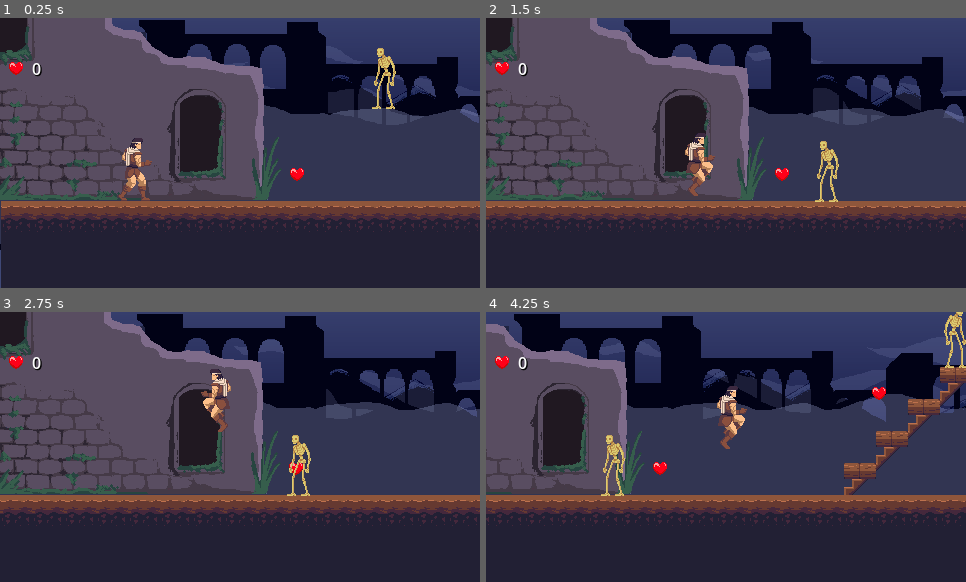
Above: before the commit, frames 1-4 (two rows, left to right).
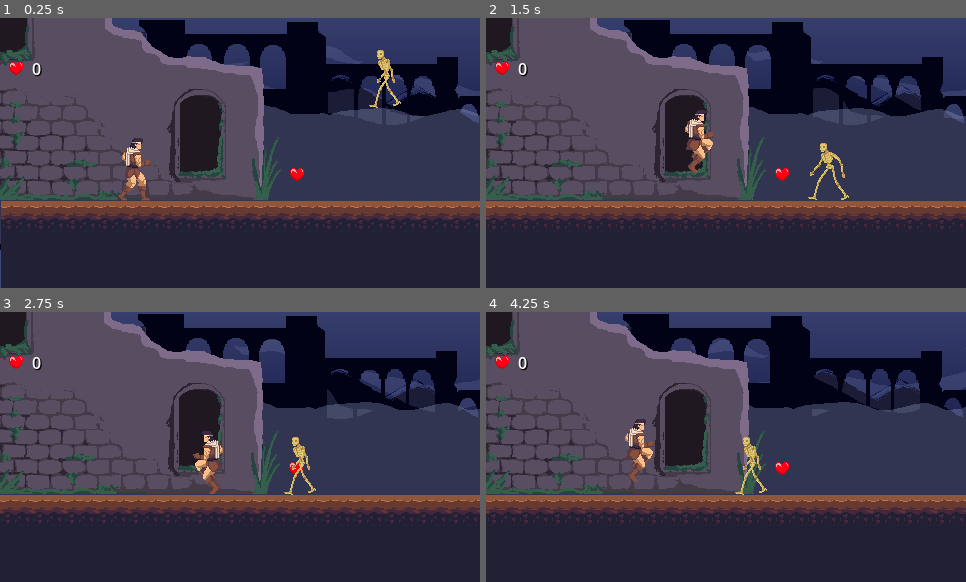
Above: after the commit, the same moments.

Repository: Brnn0/Plataforma-2D-em-Godot
Game: Godot game, scene res://scenes/fase.tscn
Same seed, same stepped clock (60 frames per second), same inputs: the game is played once before the commit and once after it.
Inputs:
- Up to frame 1 (0.25 s): no input
- Up to frame 2 (1.5 s): hold D (move_right) from 0.53 s (still down); tap O (attack) at 0.6 s; tap P (jump) at 0.77, 0.8, 1.07, 1.35 s
- Up to frame 3 (2.75 s): tap P (jump) at 1.52, 1.82, 2.3 s; tap O (attack) at 1.55, 2.1 s; release D (move_right) at 2.03 s; hold A (move_left) from 2.03 s (still down)
- Up to frame 4 (4.25 s): release A (move_left) at 2.78 s; hold D (move_right) from 2.78 s (still down); tap O (attack) at 2.85 s; tap P (jump) at 3.02, 3.32, 3.6, 3.77, 4.07 s

The runs differ from the first frame. In frame 1, 0.5% of the frame differs, in the area x 76-84%, y 11-34%; in frame 2, 1.5%; in frame 3, 2.3%; in frame 4, 37%, in the area x 0-100%, y 0-80%.

Commit message:
ataque implementado

Diff:
--- a/project.godot
+++ b/project.godot
@@ -33,7 +33,7 @@
 
 [global_group]
 
-enemies=""
+Player=""
 
 [input]
 
--- a/scenes/esqueleto.tscn
+++ b/scenes/esqueleto.tscn
@@ -95,16 +95,16 @@
 radius = 12.0
 height = 58.0
 
-[node name="esqueleto" type="CharacterBody2D" groups=["enemies"]]
+[node name="esqueleto" type="CharacterBody2D" groups=["Enemies"]]
 collision_layer = 8
-collision_mask = 6
+collision_mask = 7
 script = ExtResource("1_h5xn1")
 
 [node name="Sprite2D" type="Sprite2D" parent="."]
 texture = ExtResource("7_8s5kx")
 flip_h = true
 
-[node name="AnimationPlayer" type="AnimationPlayer" parent="." groups=["enemies"]]
+[node name="AnimationPlayer" type="AnimationPlayer" parent="."]
 libraries = {
 "": SubResource("AnimationLibrary_y7d3o")
 }
@@ -115,18 +115,19 @@
 
 [node name="floor_detec" type="RayCast2D" parent="."]
 position = Vector2(-12, 0)
-target_position = Vector2(0, 32)
+target_position = Vector2(0, 31)
 collision_mask = 6
 
 [node name="wall_detec" type="RayCast2D" parent="."]
 target_position = Vector2(-12, 0)
 collision_mask = 12
 
-[node name="hitbox" type="Area2D" parent="."]
+[node name="hitbox" type="Area2D" parent="." groups=["Enemies"]]
 z_index = 5
 position = Vector2(-30, 4)
 collision_layer = 8
 collision_mask = 9
+collision_priority = 5.0
 
 [node name="CollisionShape2D" type="CollisionShape2D" parent="hitbox"]
 position = Vector2(31, -2)
--- a/scenes/fase.tscn
+++ b/scenes/fase.tscn
@@ -734,6 +734,12 @@
 [node name="heart2" parent="items" instance=ExtResource("14_38tbr")]
 position = Vector2(611, 410)
 
-[node name="Checkpoint" parent="." instance=ExtResource("14_5uwob")]
+[node name="checkpoints" type="Node2D" parent="."]
 z_index = 5
 position = Vector2(1528, 413)
+
+[node name="Checkpoint2" parent="checkpoints" instance=ExtResource("14_5uwob")]
+position = Vector2(-1302, 42)
+
+[node name="Checkpoint" parent="checkpoints" instance=ExtResource("14_5uwob")]
+z_index = 5
--- a/scenes/player.tscn
+++ b/scenes/player.tscn
@@ -51,6 +51,18 @@
 "update": 0,
 "values": [ExtResource("2_tqcgh")]
 }
+tracks/1/type = "value"
+tracks/1/imported = false
+tracks/1/enabled = true
+tracks/1/path = NodePath("Trevor:position")
+tracks/1/interp = 1
+tracks/1/loop_wrap = true
+tracks/1/keys = {
+"times": PackedFloat32Array(0),
+"transitions": PackedFloat32Array(1),
+"update": 0,
+"values": [Vector2(0, 0)]
+}
 
 [sub_resource type="Animation" id="Animation_hhwaq"]
 resource_name = "attack"
@@ -222,6 +234,18 @@
 "transitions": PackedFloat32Array(1),
 "update": 1,
 "values": [ExtResource("27_y0bpq")]
+}
+tracks/1/type = "value"
+tracks/1/imported = false
+tracks/1/enabled = true
+tracks/1/path = NodePath("Trevor:position")
+tracks/1/interp = 1
+tracks/1/loop_wrap = true
+tracks/1/keys = {
+"times": PackedFloat32Array(0, 0.5),
+"transitions": PackedFloat32Array(1, 1),
+"update": 1,
+"values": [Vector2(0, 18), Vector2(0, 0)]
 }
 
 [sub_resource type="Animation" id="Animation_vwfxp"]
@@ -426,7 +450,7 @@
 radius = 11.0
 height = 50.0
 
-[node name="Player" type="CharacterBody2D"]
+[node name="Player" type="CharacterBody2D" groups=["Player"]]
 z_index = 5
 collision_mask = 110
 floor_constant_speed = true
@@ -450,7 +474,7 @@
 "anim": SubResource("AnimationLibrary_rwpyv")
 }
 
-[node name="whip" type="Area2D" parent="."]
+[node name="whip" type="Area2D" parent="." groups=["Whip"]]
 collision_mask = 104
 monitorable = false
 priority = 5
@@ -462,17 +486,16 @@
 [node name="CollisionShape2D" type="CollisionShape2D" parent="whip"]
 position = Vector2(58, -10)
 shape = SubResource("RectangleShape2D_kx2mi")
-disabled = true
-
-[node name="Area2D" type="Area2D" parent="."]
+
+[node name="hurtbox" type="Area2D" parent="."]
 collision_mask = 9
 
-[node name="AreaCollisionStand" type="CollisionShape2D" parent="Area2D"]
+[node name="AreaCollisionStand" type="CollisionShape2D" parent="hurtbox"]
 position = Vector2(-1, 1)
 shape = SubResource("CapsuleShape2D_5qc00")
 debug_color = Color(0.772613, 0.411447, 0.445618, 0.42)
 
-[node name="AreaCollisionCrouch" type="CollisionShape2D" parent="Area2D"]
+[node name="AreaCollisionCrouch" type="CollisionShape2D" parent="hurtbox"]
 position = Vector2(-1, 9)
 shape = SubResource("CapsuleShape2D_lbosk")
 debug_color = Color(0.923643, 0.253234, 0.286375, 0.42)
--- a/script/checkpoint.gd
+++ b/script/checkpoint.gd
@@ -1,13 +1,9 @@
 extends Node2D
 class_name Checkpoint
 
-@export var spawnpont = false
+@export var spawnpoint = false
 
 var activated = false
-
-func _ready() -> void:
-	if spawnpont:
-		activate()
 
 func activate():
 	GameManager.current_checkpoint = self
--- a/script/core/GameManager.gd
+++ b/script/core/GameManager.gd
@@ -9,6 +9,7 @@
 func respawn_player():
 	if current_checkpoint != null:
 		player.position = current_checkpoint.global_position
+		player.is_alive = true
 
 func gain_hearts(hearts_gained):
 	hearts += hearts_gained
--- a/script/esqueleto.gd
+++ b/script/esqueleto.gd
@@ -1,5 +1,4 @@
 extends CharacterBody2D
-
 
 const SPEED = 2000.0
 const JUMP_VELOCITY = -400.0
@@ -10,6 +9,8 @@
 @onready var floor_detec: RayCast2D = $floor_detec
 @onready var collision_2: CollisionShape2D = $hitbox/collision2
 
+func _ready() -> void:
+	animation.play("walk")
 
 func _physics_process(delta: float) -> void:
 
@@ -32,5 +33,8 @@
 
 
 func _on_hitbox_area_entered(area: Area2D) -> void:
-	if area.get_parent() is Player:
+	if area.get_parent() is Player and not is_in_group("Whip"):
 		area.get_parent().die()
+
+func die():
+	queue_free()
--- a/script/heart.gd
+++ b/script/heart.gd
@@ -1,4 +1,6 @@
 extends Node2D
+
+var gravity = ProjectSettings.get_setting("physics/2d/default_gravity")
 
 func _on_area_2d_area_entered(area: Area2D) -> void:
 	if area.get_parent() is Player:
--- a/script/player.gd
+++ b/script/player.gd
@@ -5,8 +5,8 @@
 @onready var sprite = $Trevor
 @onready var collisionStand: CollisionShape2D = $collisionStand
 @onready var collisionCrouch: CollisionShape2D = $collisionCrouch
-@onready var area_collisionStand: CollisionShape2D = $Area2D/AreaCollisionStand
-@onready var area_collisionCrouch: CollisionShape2D = $Area2D/AreaCollisionCrouch
+@onready var area_collisionStand: CollisionShape2D = $hurtbox/AreaCollisionStand
+@onready var area_collisionCrouch: CollisionShape2D = $hurtbox/AreaCollisionCrouch
 @onready var remote_transform: RemoteTransform2D = $remote
 @onready var whip = $whip
 
@@ -15,6 +15,7 @@
 
 var attacking = false
 var crouching = false
+var is_alive = true
 
 var gravity = ProjectSettings.get_setting("physics/2d/default_gravity")
 
@@ -22,45 +23,51 @@
 	GameManager.player = self
 
 func _process(delta):
-	if Input.is_action_just_pressed("attack"):
-		attack()
 
-	if Input.is_action_pressed("move_down"):
-		crouching = true
-		crouch()
+	if is_alive == true:
+		if Input.is_action_just_pressed("attack"):
+			attack()
+
+		if Input.is_action_pressed("move_down"):
+			crouching = true
+			crouch()
 
 func _physics_process(delta: float) -> void:
+
 	collisionStand.disabled = false
 	collisionCrouch.disabled = true
 	area_collisionStand.disabled = false
 	area_collisionCrouch.disabled = true
 
-	if  Input.is_action_just_pressed("move_left"):
-		sprite.scale.x = abs(sprite.scale.x) * -1
-		whip.scale.x = abs(sprite.scale.x) * -1
-	if  Input.is_action_just_pressed("move_right"):
-		sprite.scale.x = abs(sprite.scale.x) * 1
-		whip.scale.x = abs(sprite.scale.x) * 1
-	if not is_on_floor():
-		velocity += get_gravity() * delta
+	if is_alive == true:
+		if  Input.is_action_just_pressed("move_left"):
+			sprite.scale.x = abs(sprite.scale.x) * -1
+			whip.scale.x = abs(sprite.scale.x) * -1
+		if  Input.is_action_just_pressed("move_right"):
+			sprite.scale.x = abs(sprite.scale.x) * 1
+			whip.scale.x = abs(sprite.scale.x) * 1
+		if not is_on_floor():
+			velocity += get_gravity() * delta
 
-	if Input.is_action_just_pressed("jump") and is_on_floor():
-		if Input.is_action_pressed("move_down"):
-			position.y += 2
+		if Input.is_action_just_pressed("jump") and is_on_floor():
+			if Input.is_action_pressed("move_down"):
+				position.y += 2
+			else:
+				velocity.y = JUMP_VELOCITY
+		if Input.is_action_just_released("jump"):
+			velocity.y *= 0.4
+
+		if !attacking and !crouching:
+			var direction := Input.get_axis("move_left", "move_right")
+			if direction:
+				velocity.x = direction * SPEED
+			else:
+				velocity.x = move_toward(velocity.x, 0, SPEED)
 		else:
-			velocity.y = JUMP_VELOCITY
-			die()
-
-	if !attacking and !crouching:
-		var direction := Input.get_axis("move_left", "move_right")
-		if direction:
-			velocity.x = direction * SPEED
-		else:
-			velocity.x = move_toward(velocity.x, 0, SPEED)
+			if is_on_floor():
+				velocity.x = 0
 	else:
-		if is_on_floor():
-			velocity.x = 0
-
+		velocity.x = 0
 	update_animation()
 	move_and_slide()
 
@@ -81,13 +88,12 @@
 	if is_on_floor() == false:
 		crouching = false
 
-
 func attack():
 	var overlapping_objects = whip.get_overlapping_areas()
 
 	for area in overlapping_objects:
-		var parent = area.get_parent()
-		print(parent.name)
+		if area.get_parent().is_in_group("Enemies"):
+			area.get_parent().die()
 
 	if is_on_floor() and crouching == false:
 		attacking = true
@@ -102,7 +108,7 @@
 		animation.play("anim/jump_attack")
 
 func update_animation():
-	if !attacking:
+	if !attacking and is_alive == true:
 		crouching= false
 		whip.visible = false
 		if is_on_floor() and velocity.x != 0:
@@ -113,4 +119,8 @@
 			animation.play("anim/jump")
 
 func die():
+	is_alive = false
+	whip.visible = false
+	animation.play("anim/death")
+	await animation.animation_finished
 	GameManager.respawn_player()
